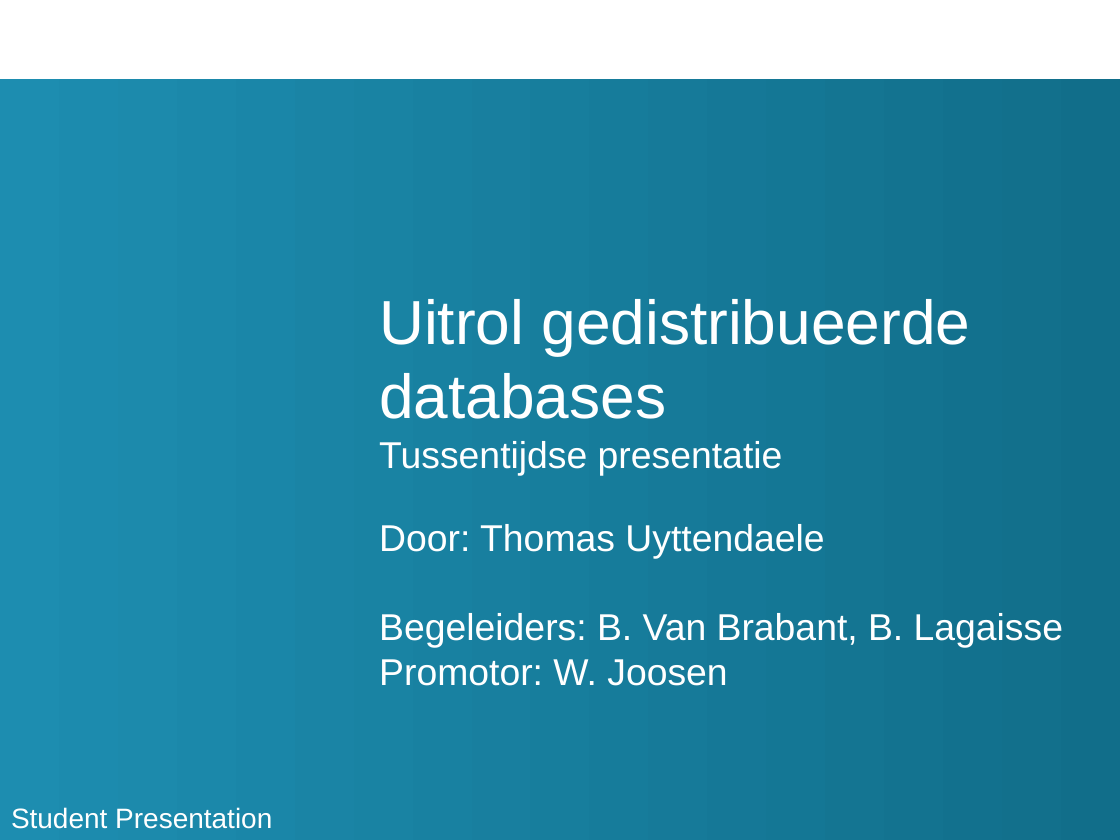
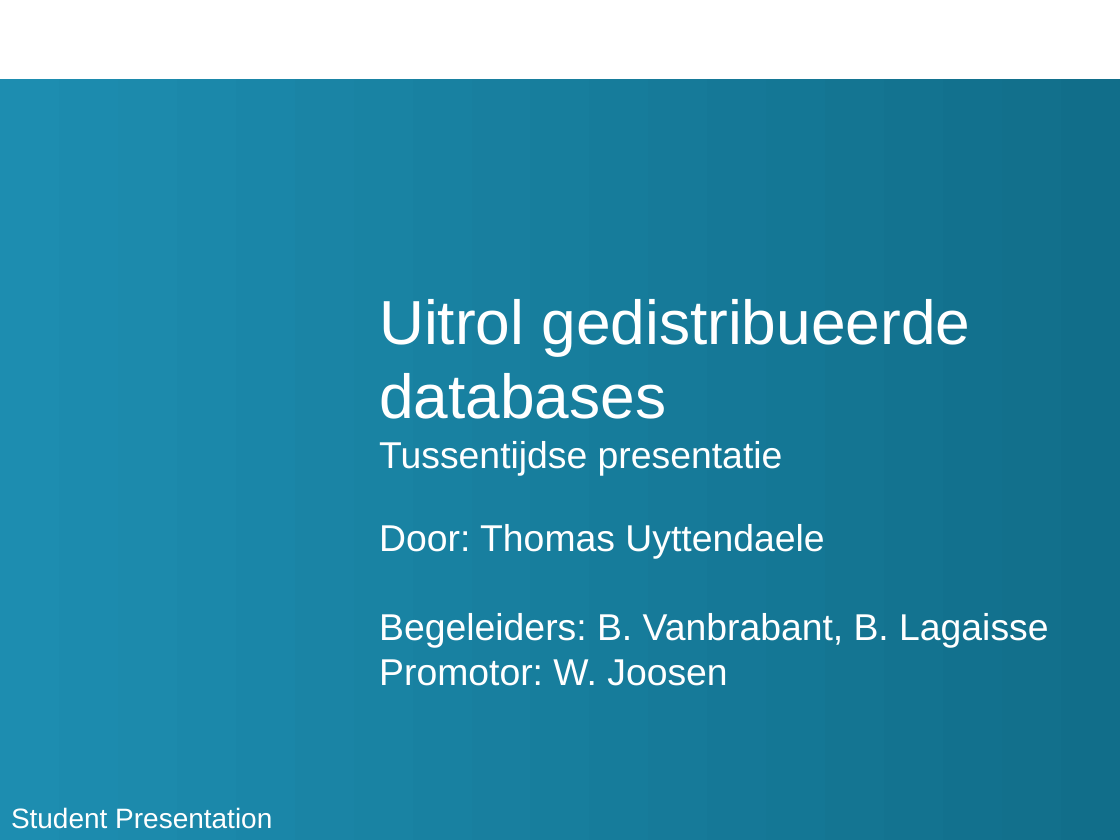
Before and after one commit to thuys/thesis-verslag, a slide deck: slide 1 of Presentaties/tussentijdse-presentatie.pptx. Drawn at 1120x840 pixels with LibreOffice and Linux fonts; fonts in the diff are those of the drawing; background and template pictures are left out. Boxes give left, top, right and bottom in pixels: in the first picture for what was removed or moved away, otherwise in the second. Text is boxed around its words. In the diff, an @@ line names an element or a change of style, - is before the commit and + after.

```diff
--- a/Presentaties/tussentijdse-presentatie.pptx
+++ b/Presentaties/tussentijdse-presentatie.pptx
@@ subtitle at (x1=379, y1=613, x2=1048, y2=648): text changed @@
-Begeleiders: B. Van Brabant, B. Lagaisse
+Begeleiders: B. Vanbrabant, B. Lagaisse
```
Also in this commit, not shown: 1 other slide changed, 51 other files.
